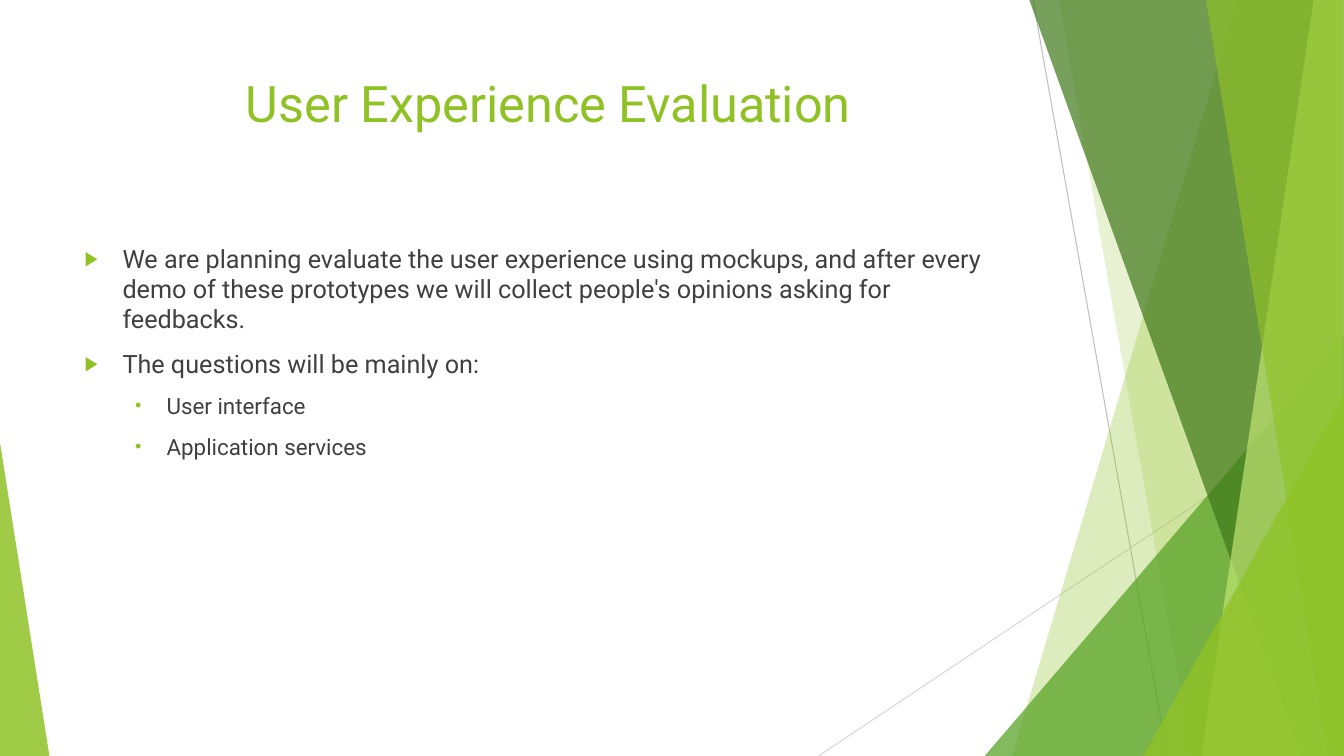
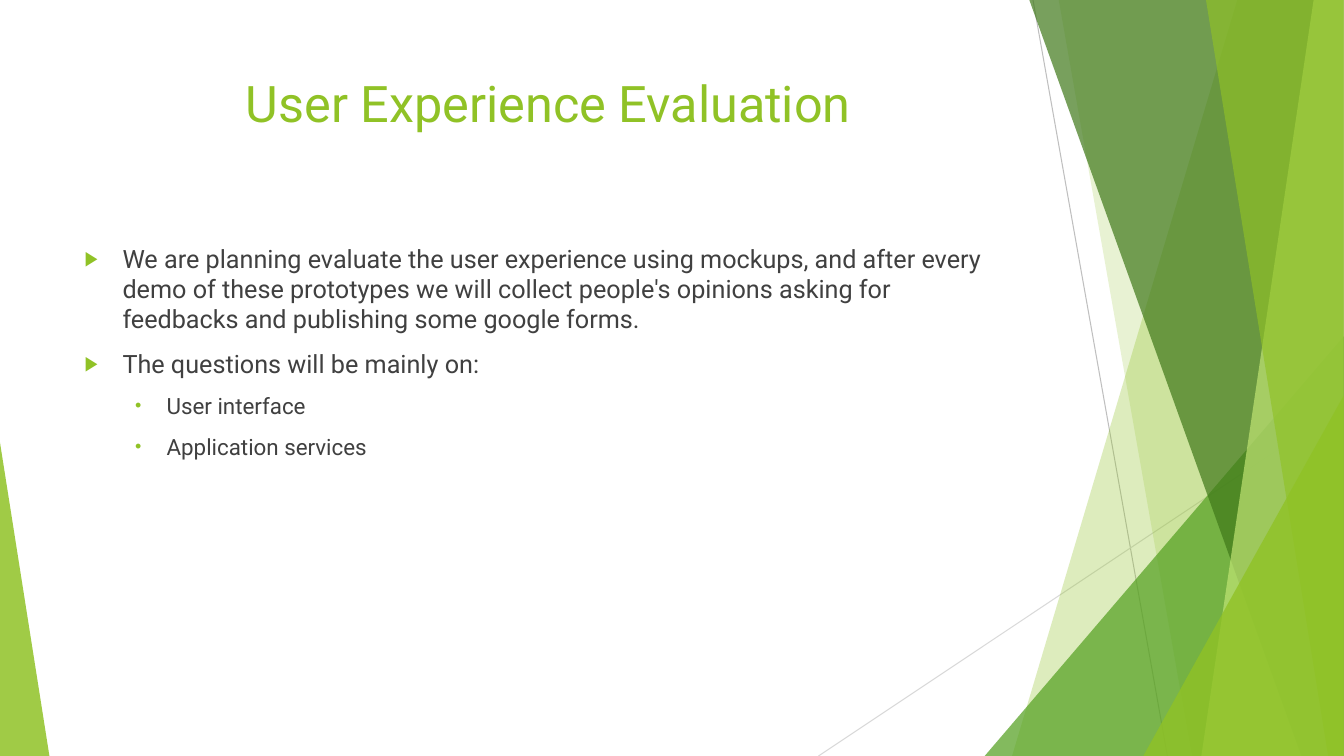
Before and after one commit to LuigiSigillo/NextRoom, a slide deck: slide 7 of Presentations/First presentation.pptx. Drawn at 1344x756 pixels with LibreOffice and Linux fonts; fonts in the diff are those of the drawing. Boxes give left, top, right and bottom in pixels: in the first picture for what was removed or moved away, otherwise in the second. Text is boxed around its words. In the diff, an @@ line names an element or a change of style, - is before the commit and + after.

```diff
--- a/Presentations/First presentation.pptx
+++ b/Presentations/First presentation.pptx
@@ text at box(123, 249, 981, 334): text changed @@
-▶ We are planning evaluate the user experience using mockups, and after every demo of these prototypes we will collect people's opinions asking for feedbacks.
+▶ We are planning evaluate the user experience using mockups, and after every demo of these prototypes we will collect people's opinions asking for feedbacks and publishing some google forms.
```
Also in this commit, not shown: 1 other slide changed, 7 other files.
